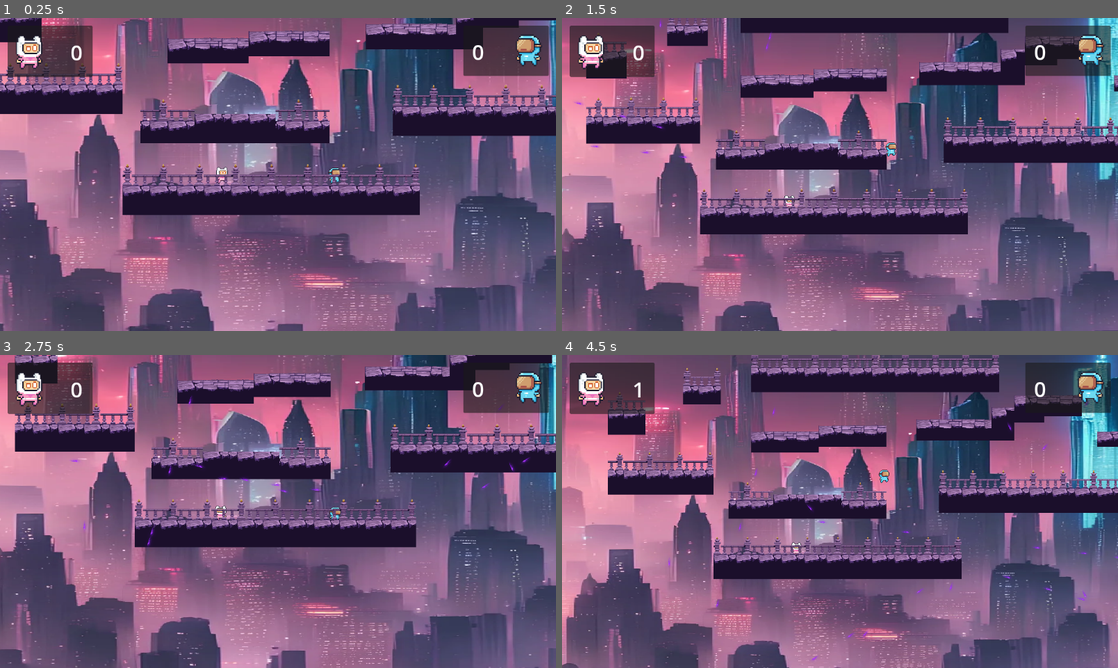
Above: before the commit, frames 1-4 (two rows, left to right).
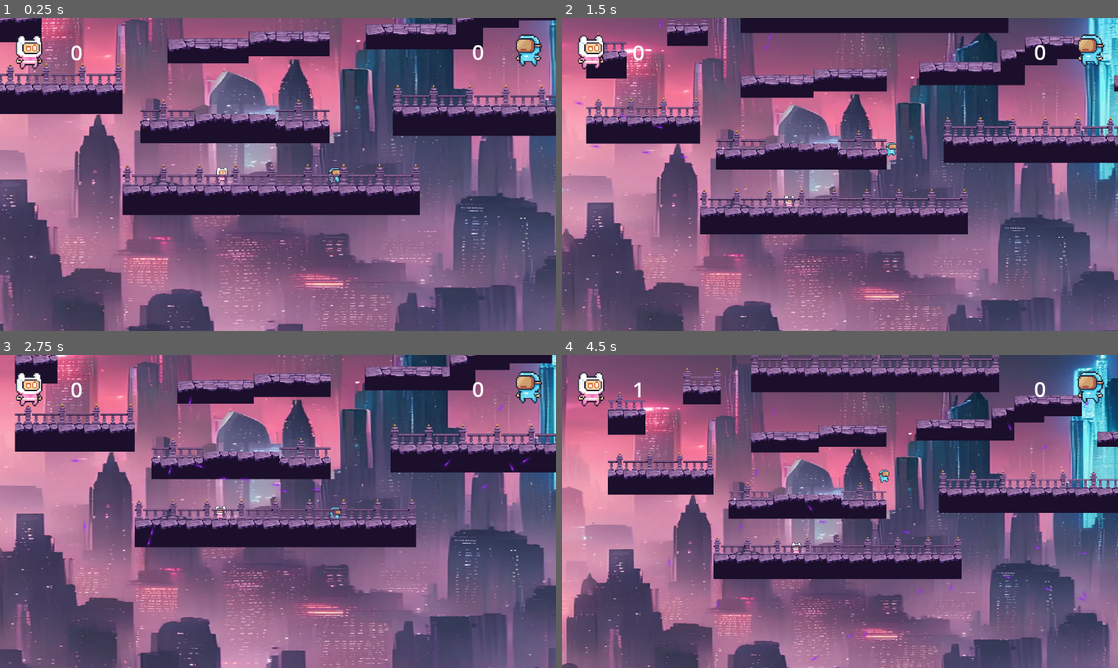
Above: after the commit, the same moments.

Repository: Bbulat7804/Team-Paling-Seronok-24
Game: Godot game, scene res://Scenes/GameManager.tscn
Same seed, same stepped clock (60 frames per second), same inputs: the game is played once before the commit and once after it.
Inputs (mouse positions are in pixels of both pictures, inside the frame that each line leads up to):
- Up to frame 1 (0.25 s): no input
- Up to frame 2 (1.5 s): move the mouse to (962, 158) at 0.52 s; tap I (I) at 0.6 s; tap S (S) at 0.8, 1.35 s; move the mouse to (728, 190) at 1.27 s
- Up to frame 3 (2.75 s): tap I (I) at 1.55 s; move the mouse to (333, 442) at 2.02 s; tap A (A) at 2.1 s; tap S (S) at 2.3 s
- Up to frame 4 (4.5 s): move the mouse to (812, 574) at 2.77 s; tap D (D) at 2.85 s; tap I (I) at 3.05, 3.6 s; move the mouse to (1006, 558) at 3.52 s; tap S (S) at 3.8 s; move the mouse to (673, 464) at 4.27 s; tap J (J) at 4.35 s

The runs differ from the first frame. In frame 1, 3.6% of the frame differs, in the area x 1-99%, y 2-19%; in frame 2, 3.3%; in frame 3, 3.4%; in frame 4, 3.8%.

Commit message:
repair background score

Diff:
--- a/Scenes/ingameStats.tscn
+++ b/Scenes/ingameStats.tscn
@@ -45,7 +45,9 @@
 
 [node name="Score1" type="CanvasLayer" parent="."]
 
-[node name="Panel" type="Panel" parent="Score1"]
+[node name="Panel" type="Control" parent="Score1"]
+layout_mode = 3
+anchors_preset = 0
 offset_left = 16.0
 offset_top = 16.0
 offset_right = 192.0
@@ -58,6 +60,7 @@
 autoplay = "default"
 
 [node name="Player1Score" type="Label" parent="Score1/Panel"]
+layout_mode = 0
 offset_left = 120.0
 offset_top = 24.0
 offset_right = 166.0
@@ -69,7 +72,9 @@
 
 [node name="Score2" type="CanvasLayer" parent="."]
 
-[node name="Panel" type="Panel" parent="Score2"]
+[node name="Panel" type="Control" parent="Score2"]
+layout_mode = 3
+anchors_preset = 0
 offset_left = 960.0
 offset_top = 16.0
 offset_right = 1137.0
--- /dev/null
+++ b/Scenes/panel.gd
@@ -0,0 +1,11 @@
+extends Panel
+
+
+# Called when the node enters the scene tree for the first time.
+func _ready() -> void:
+	pass # Replace with function body.
+
+
+# Called every frame. 'delta' is the elapsed time since the previous frame.
+func _process(delta: float) -> void:
+	pass
